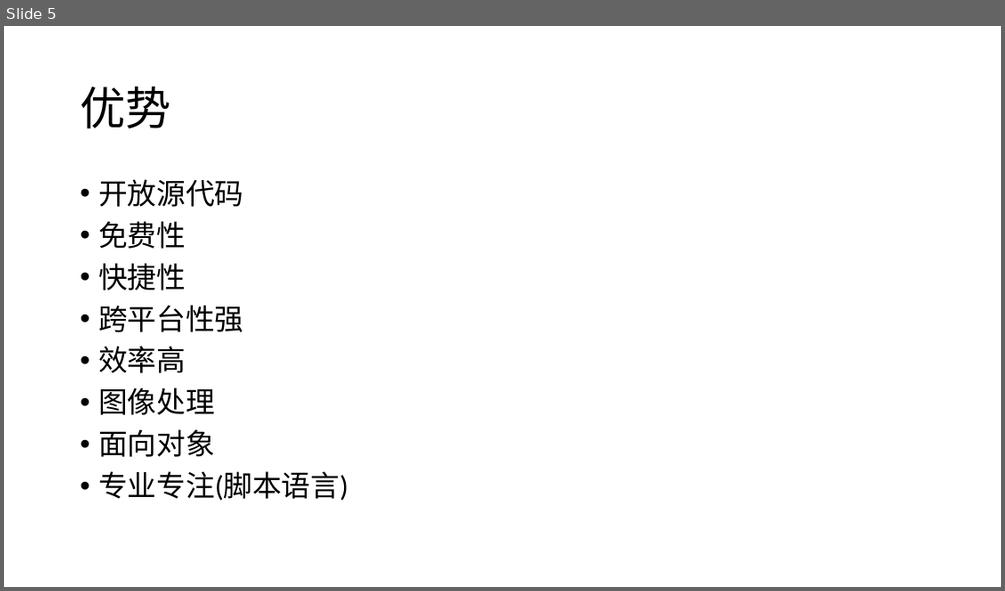
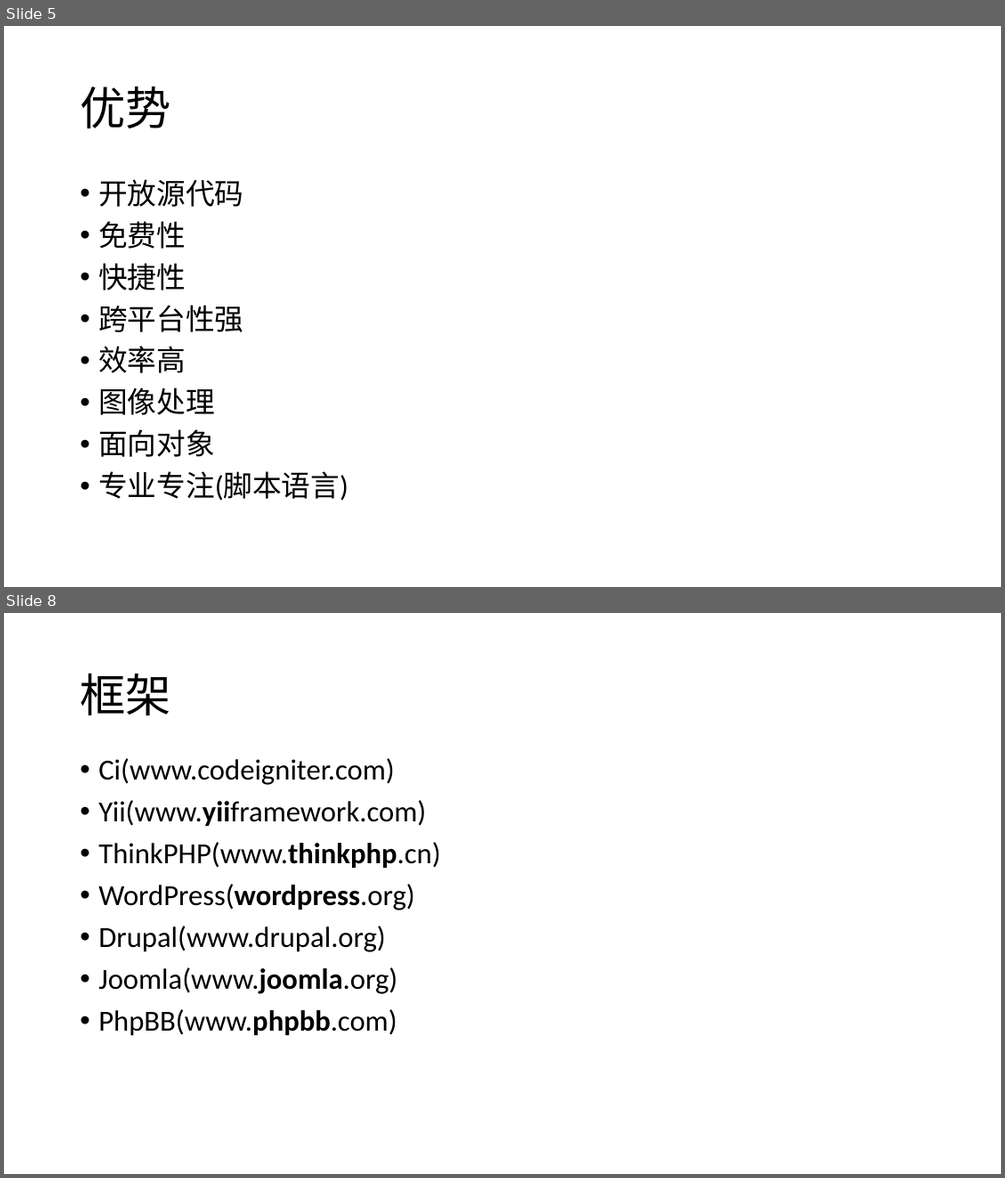
Before and after one commit to liuxm6/demos, a slide deck: PHP培训.pptx. Shown one above the other, each under a label of ours: slide 5 before the commit, slides 5 and 8 after it; the slides between them are not shown. The pictures are 1005x591 and 1005x1178 pixels, drawn with LibreOffice and Linux fonts; fonts in the diff are those of the drawing. Boxes give left, top, right and bottom in pixels: in the first picture for what was removed or moved away, otherwise in the second. Text is boxed around its words. In the diff, an @@ line names an element or a change of style, - is before the commit and + after.

```diff
--- a/PHP培训.pptx
+++ b/PHP培训.pptx
@@ slide 8 added at bbox=[4, 613, 1001, 1174], background #FFFFFF @@
@@ title added at bbox=[80, 673, 171, 715], 44 pt, text #000000 @@
+框架
@@ text added at bbox=[98, 758, 440, 1036], 28 pt, text #000000 @@
+• Ci(www.codeigniter.com)
+• Yii(www.yiiframework.com)
+• ThinkPHP(www.thinkphp.cn)
+• WordPress(wordpress.org)
+• Drupal(www.drupal.org)
+• Joomla(www.joomla.org)
+• PhpBB(www.phpbb.com)
```
Also in this commit, not shown: 2 slides changed, 11 other slides added, 1 other file.
